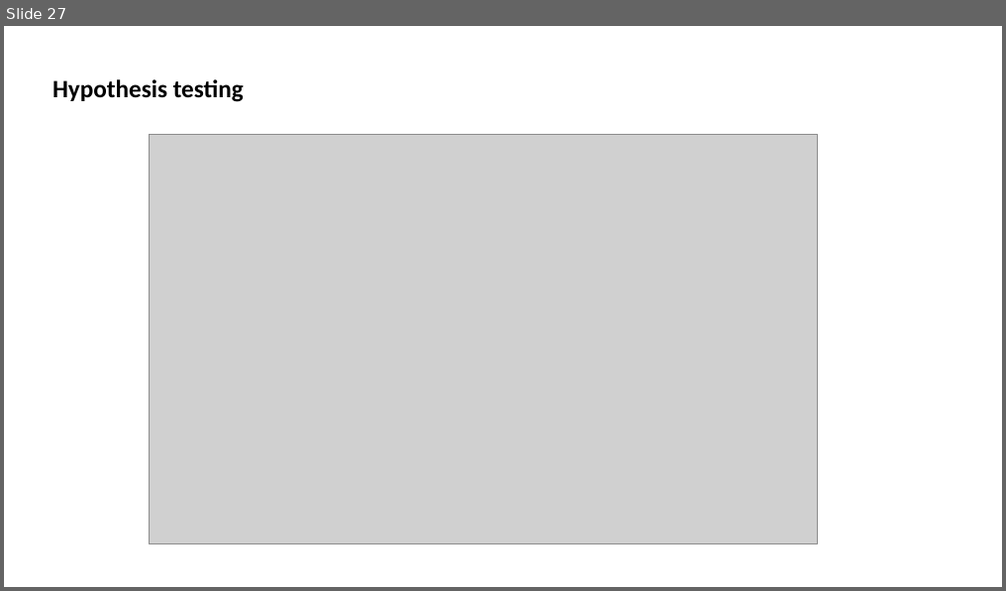
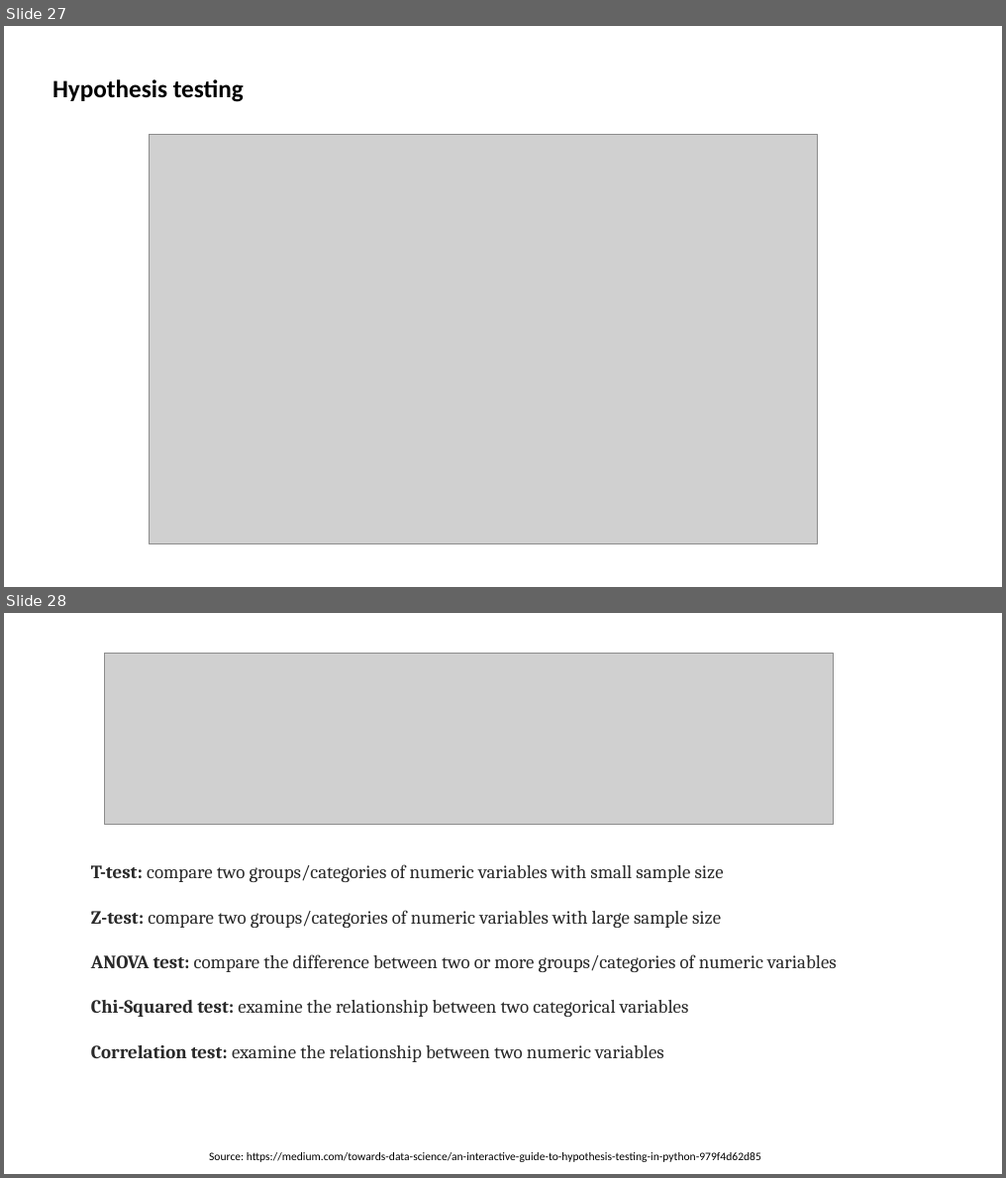
Before and after one commit to MarcoCalbucci/DataAnalytics, a slide deck: Probability_Statistics/Probability_Statistics_intro.pptx. Shown one above the other, each under a label of ours: slide 27 before the commit, slides 27 and 28 after it. The pictures are 1006x591 and 1006x1178 pixels, drawn with LibreOffice and Linux fonts; fonts in the diff are those of the drawing; grey boxes stand for pictures. Boxes give left, top, right and bottom in pixels: in the first picture for what was removed or moved away, otherwise in the second. Text is boxed around its words. In the diff, an @@ line names an element or a change of style, - is before the commit and + after.

```diff
--- a/Probability_Statistics/Probability_Statistics_intro.pptx
+++ b/Probability_Statistics/Probability_Statistics_intro.pptx
@@ slide 28 added at [4,613,1002,1174], background #FFFFFF @@
@@ picture added at [104,653,833,824] @@
@@ text added at [91,864,837,1062], 18 pt, text #292929 @@
+T-test: compare two groups/categories of numeric variables with small sample size
+Z-test: compare two groups/categories of numeric variables with large sample size
+ANOVA test: compare the difference between two or more groups/categories of numeric variables
+Chi-Squared test: examine the relationship between two categorical variables
+Correlation test: examine the relationship between two numeric variables
@@ text added at [209,1153,761,1162], 11 pt, text #000000 @@
+Source: https://medium.com/towards-data-science/an-interactive-guide-to-hypothesis-testing-in-python-979f4d62d85
```
Also in this commit, not shown: 3 slides changed, 1 other slide added, 6 other files.
